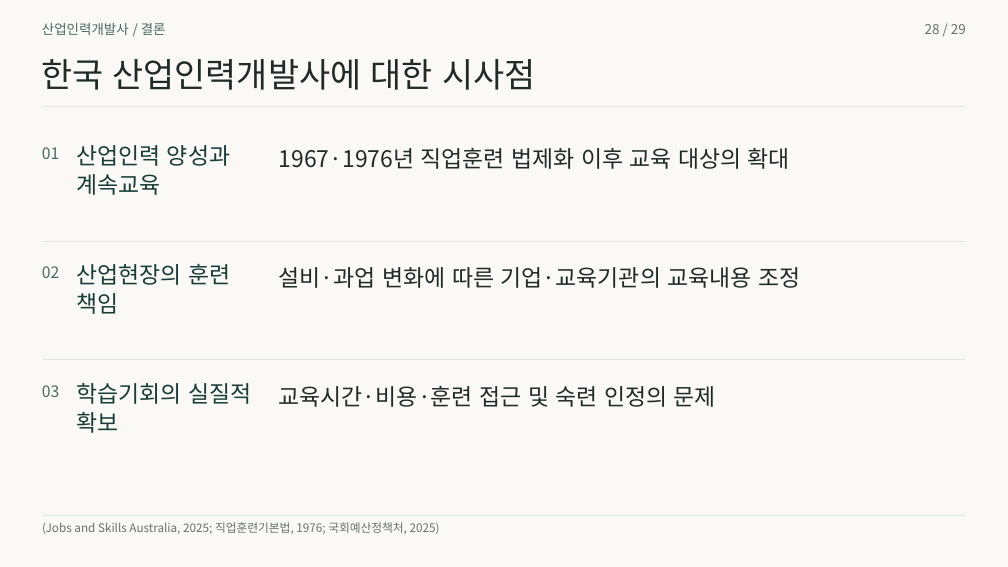
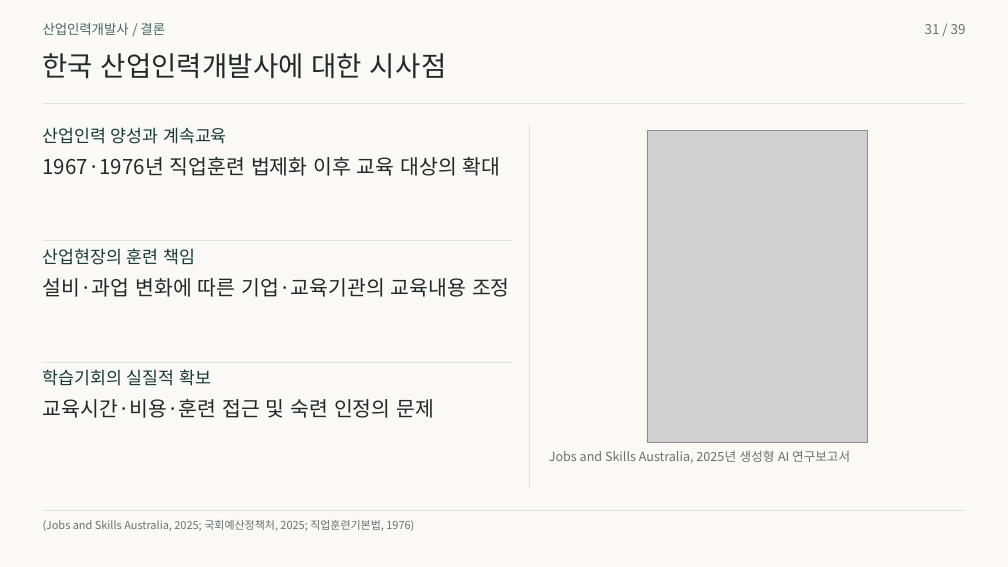
Before and after one commit to 01Chungee10/vet-history-rehearsal, a slide deck: slide 31 of au-cn-2026/presentation.pptx (slide 28 before the commit). Drawn at 1008x567 pixels with LibreOffice and Linux fonts; fonts in the diff are those of the drawing; grey boxes stand for pictures. Boxes give left, top, right and bottom in pixels: in the first picture for what was removed or moved away, otherwise in the second. Text is boxed around its words. In the diff, an @@ line names an element or a change of style, - is before the commit and + after.

```diff
--- a/au-cn-2026/presentation.pptx
+++ b/au-cn-2026/presentation.pptx
@@ text removed at box(925, 24, 966, 34) @@
-28 / 29
@@ text added at box(925, 24, 966, 34), 12.8 pt, text #66736D @@
+31 / 39
@@ text "한국 산업인력개발사에 대한 시사점" at box(43, 53, 447, 78): size 32.2 to 26.2 pt; vertical alignment top to middle @@
@@ freeform shape removed at box(42, 107, 966, 107) @@
@@ line added from (42, 104) to (966, 104), #DDE5DD 1 pt @@
@@ text removed at box(42, 147, 59, 159) @@
-01
@@ text at box(43, 127, 227, 144): text changed; size 21.8 to 16.5 pt @@
-산업인력 양성과
+산업인력 양성과 계속교육
@@ line added from (530, 124) to (530, 488), #DDE5DD 1 pt @@
@@ picture added at box(647, 131, 868, 442) @@
@@ text "1967·1976년 직업훈련 법제화 이후 교육 ...": place and size @@
-text "1967·1976년 직업훈련 법제화 이후 교육 ..." at box(279, 148, 790, 169)
+text "1967·1976년 직업훈련 법제화 이후 교육 ..." at box(43, 157, 501, 176)
@@ text removed at box(76, 174, 160, 195) @@
-계속교육
@@ freeform shape removed at box(42, 241, 966, 242) @@
@@ text removed at box(42, 266, 59, 278) @@
-02
@@ text at box(43, 248, 195, 265): text changed; size 21.8 to 16.5 pt @@
-산업현장의 훈련
+산업현장의 훈련 책임
@@ size 21.8 to 19.5 pt; vertical alignment top to middle in 3 elements at box(43, 157, 501, 176), box(43, 399, 434, 418), box(43, 278, 510, 297) @@
@@ text "설비·과업 변화에 따른 기업·교육기관의 교육내용 ...": place and size @@
-text "설비·과업 변화에 따른 기업·교육기관의 교육내용 ..." at box(279, 267, 800, 288)
+text "설비·과업 변화에 따른 기업·교육기관의 교육내용 ..." at box(43, 278, 510, 297)
@@ text removed at box(76, 293, 118, 314) @@
-책임
@@ freeform shape removed at box(42, 360, 966, 361) @@
@@ text removed at box(42, 385, 59, 397) @@
-03
@@ line added from (42, 362) to (512, 362), #DDE5DD 1 pt @@
@@ text at box(43, 369, 211, 386): text changed; size 21.8 to 16.5 pt @@
-학습기회의 실질적
+학습기회의 실질적 확보
@@ text "교육시간·비용·훈련 접근 및 숙련 인정의 ...": place and size @@
-text "교육시간·비용·훈련 접근 및 숙련 인정의 ..." at box(279, 386, 716, 407)
+text "교육시간·비용·훈련 접근 및 숙련 인정의 ..." at box(43, 399, 434, 418)
@@ text removed at box(76, 412, 118, 433) @@
-확보
@@ text added at box(549, 450, 850, 463), 12 pt, text #66736D @@
+Jobs and Skills Australia, 2025년 생성형 AI 연구보고서
@@ vertical alignment top to middle in 5 elements at box(43, 23, 165, 35), box(43, 369, 211, 386), box(43, 248, 195, 265), box(43, 127, 227, 144), box(43, 520, 414, 531) @@
@@ freeform shape removed at box(42, 515, 966, 516) @@
@@ line added from (42, 510) to (966, 510), #DDE5DD 1 pt @@
@@ text at box(43, 520, 414, 531): text changed; size 11.2 to 10.5 pt @@
-(Jobs and Skills Australia, 2025; 직업훈련기본법, 1976; 국회예산정책처, 2025)
+(Jobs and Skills Australia, 2025; 국회예산정책처, 2025; 직업훈련기본법, 1976)
```
Also in this commit, not shown: 27 other slides changed, 11 slides added, 1 slide removed, 43 other files.
